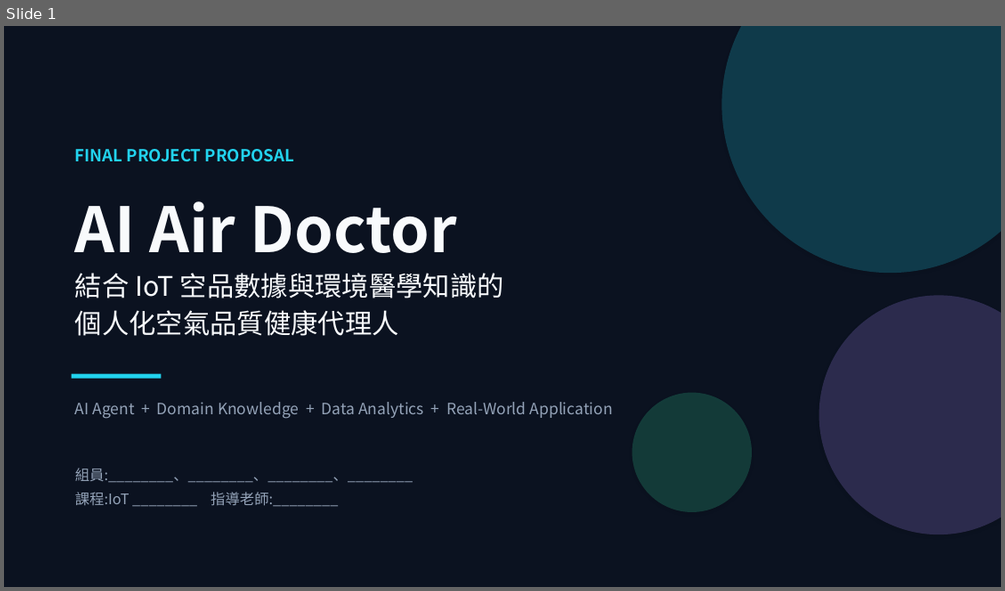
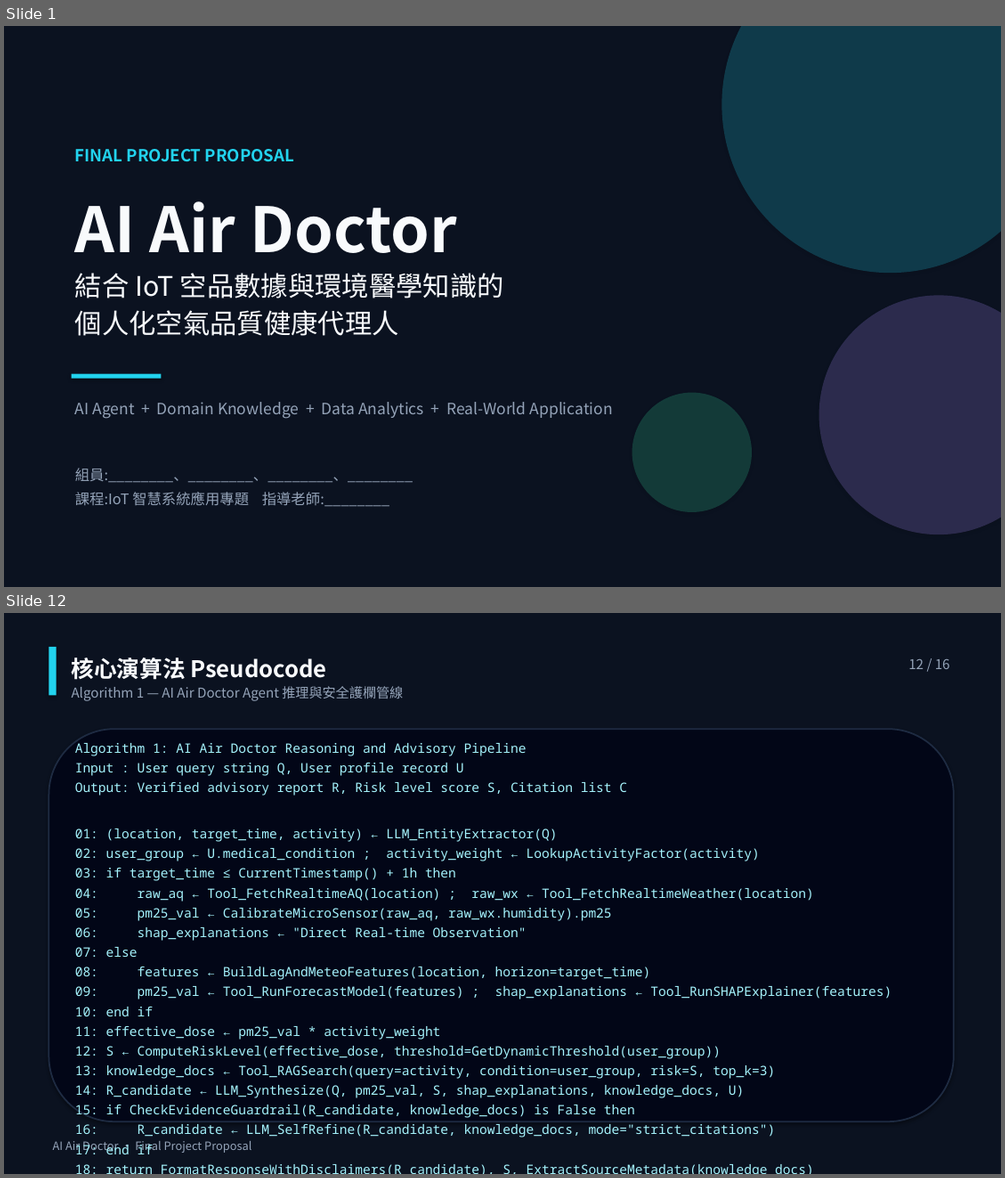
Before and after one commit to aghoniln/IOT_group_proposal, a slide deck: docs/Proposal_AI_Air_Doctor.pptx. Shown one above the other, each under a label of ours: slide 1 before the commit, slides 1 and 12 after it; the slides between them are not shown. The pictures are 1005x591 and 1005x1178 pixels, drawn with LibreOffice and Linux fonts; fonts in the diff are those of the drawing. Boxes give left, top, right and bottom in pixels: in the first picture for what was removed or moved away, otherwise in the second. Text is boxed around its words. In the diff, an @@ line names an element or a change of style, - is before the commit and + after.

```diff
--- a/docs/Proposal_AI_Air_Doctor.pptx
+++ b/docs/Proposal_AI_Air_Doctor.pptx
@@ slide 12 added at [4, 613, 1001, 1174], background #FFFFFF @@
@@ rectangle added at [4, 613, 1001, 1174], fill #0B1220 @@
@@ rectangle added at [48, 647, 57, 695], fill #22D3EE @@
@@ text added at [72, 657, 326, 680], 22 pt, text #F8FAFC, bold @@
+核心演算法 Pseudocode
@@ text added at [908, 658, 950, 669], 13 pt, text #94A3B8 @@
+12 / 16
@@ text added at [72, 686, 403, 701], 13 pt, text #94A3B8 @@
+Algorithm 1 — AI Air Doctor Agent 推理與安全護欄管線
@@ rounded rectangle added at [48, 729, 954, 1121], fill #020617, outline #1E2B42 1.5 pt @@
@@ text added at [75, 741, 891, 1154], 12.5 pt, text #A5F3FC @@
+Algorithm 1: AI Air Doctor Reasoning and Advisory Pipeline
+Input : User query string Q, User profile record U
+Output: Verified advisory report R, Risk level score S, Citation list C
+01: (location, target_time, activity) ← LLM_EntityExtractor(Q)
+02: user_group ← U.medical_condition ; activity_weight ← LookupActivityFactor(activity)
+03: if target_time ≤ CurrentTimestamp() + 1h then
+04: raw_aq ← Tool_FetchRealtimeAQ(location) ; raw_wx ← Tool_FetchRealtimeWeather(location)
+05: pm25_val ← CalibrateMicroSensor(raw_aq, raw_wx.humidity).pm25
+06: shap_explanations ← "Direct Real-time Observation"
+07: else
+08: features ← BuildLagAndMeteoFeatures(location, horizon=target_time)
+09: pm25_val ← Tool_RunForecastModel(features) ; shap_explanations ← Tool_RunSHAPExplainer(features)
+10: end if
+11: effective_dose ← pm25_val * activity_weight
+12: S ← ComputeRiskLevel(effective_dose, threshold=GetDynamicThreshold(user_group))
+13: knowledge_docs ← Tool_RAGSearch(query=activity, condition=user_group, risk=S, top_k=3)
+14: R_candidate ← LLM_Synthesize(Q, pm25_val, S, shap_explanations, knowledge_docs, U)
+15: if CheckEvidenceGuardrail(R_candidate, knowledge_docs) is False then
+16: R_candidate ← LLM_SelfRefine(R_candidate, knowledge_docs, mode="strict_citations")
+17: end if
+18: return FormatResponseWithDisclaimers(R_candidate), S, ExtractSourceMetadata(knowledge_docs)
@@ text added at [53, 1141, 251, 1153], 11 pt, text #94A3B8 @@
+AI Air Doctor · Final Project Proposal
@@ slide 1 changed as well @@
@@ background #0B1220 to #FFFFFF @@
@@ rectangle added at [4, 26, 1001, 587], fill #0B1220 @@
@@ text at [75, 491, 389, 507]: text changed @@
-課程:IoT ________ 指導老師:________
+課程:IoT 智慧系統應用專題 指導老師:________
```
Also in this commit, not shown: 9 other slides changed, 5 other slides added, 4 slides removed, 7 other files.
